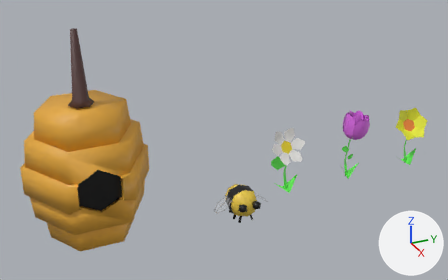
The glTF model assets/models/Bee.glb, before and after one commit.
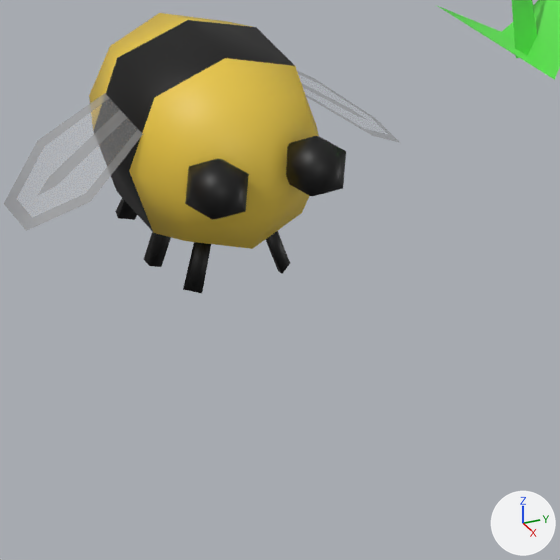
There are two pictures of each version: one whole from a 50 mm lens placed at (7.24, -3.54, 4.65), pointed at (-0.13, -0.22, 0.97), one close up on the part from 47% to 65% of the width and 65% to 93% of the height. The axes (+X, +Y, +Z) are drawn at lower right. The lights are the same throughout. The first two pictures are the older version. Where no turn or scale is listed for an object, it has been applied to the vertices. Vertices at exactly the same position are counted once.

Names of what the first close-up shows: 'Bee', 'Flower 1'.
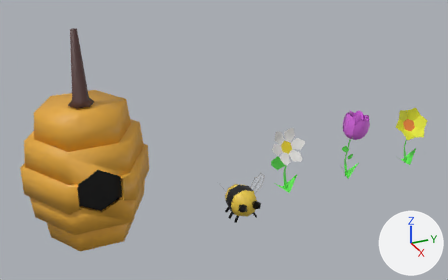
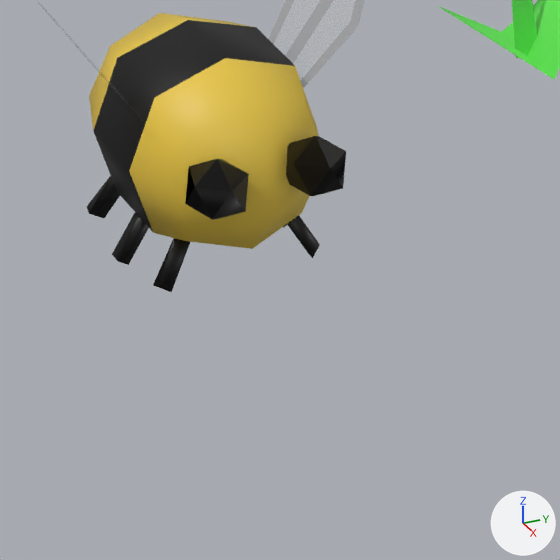
Location of each change, (x1, y1, x2, y2) in pixels of the close-ups (560 x 560 px; the box of a moved part takes in the faces that stretch with it):
'Bee', reshaped: before (4, 13, 400, 293); after (38, 0, 365, 292)
part 1 of me_cube, moved or reshaped: before (4, 71, 400, 231); after (38, 0, 365, 121)
part 2 of me_cube, moved or reshaped: before (115, 198, 290, 293); after (87, 176, 320, 292)

The edits, one by one:
me_cube is used by ob_bee; location (0.0, 0.0, 0.0).
me_cube had 153 vertices, 234 faces and spanned x -0.394..0.35, y -0.43..0.43, z -0.298..0.213.
me_cube now has 153 vertices, 244 faces and spans x -0.394..0.35, y -0.358..0.358, z -0.274..0.358.
Part 1, on me_cube:
26 vertices are removed from x -0.134..0.134, y -0.43..0.43, z -0.105..-0.019.
50 faces are deleted.
4 vertices in x -0.088..0.088, y -0.171..0.171, z 0.093 move by (0.0, 0.0, -0.002).
26 vertices are added at x -0.134..0.134, y -0.358..0.358, z 0.243..0.358.
20 new faces join them, mat_wing1 (white #e7e7e7).
10 new faces join them, mat_bee2 (black #000000).
30 new faces join them, mat_wing2 (grey #999999).
Part 2, on me_cube:
48 vertices move from x -0.194..0.183, y -0.132..0.132, z -0.298..-0.15 to x -0.194..0.183, y -0.205..0.205, z -0.274..-0.131.
